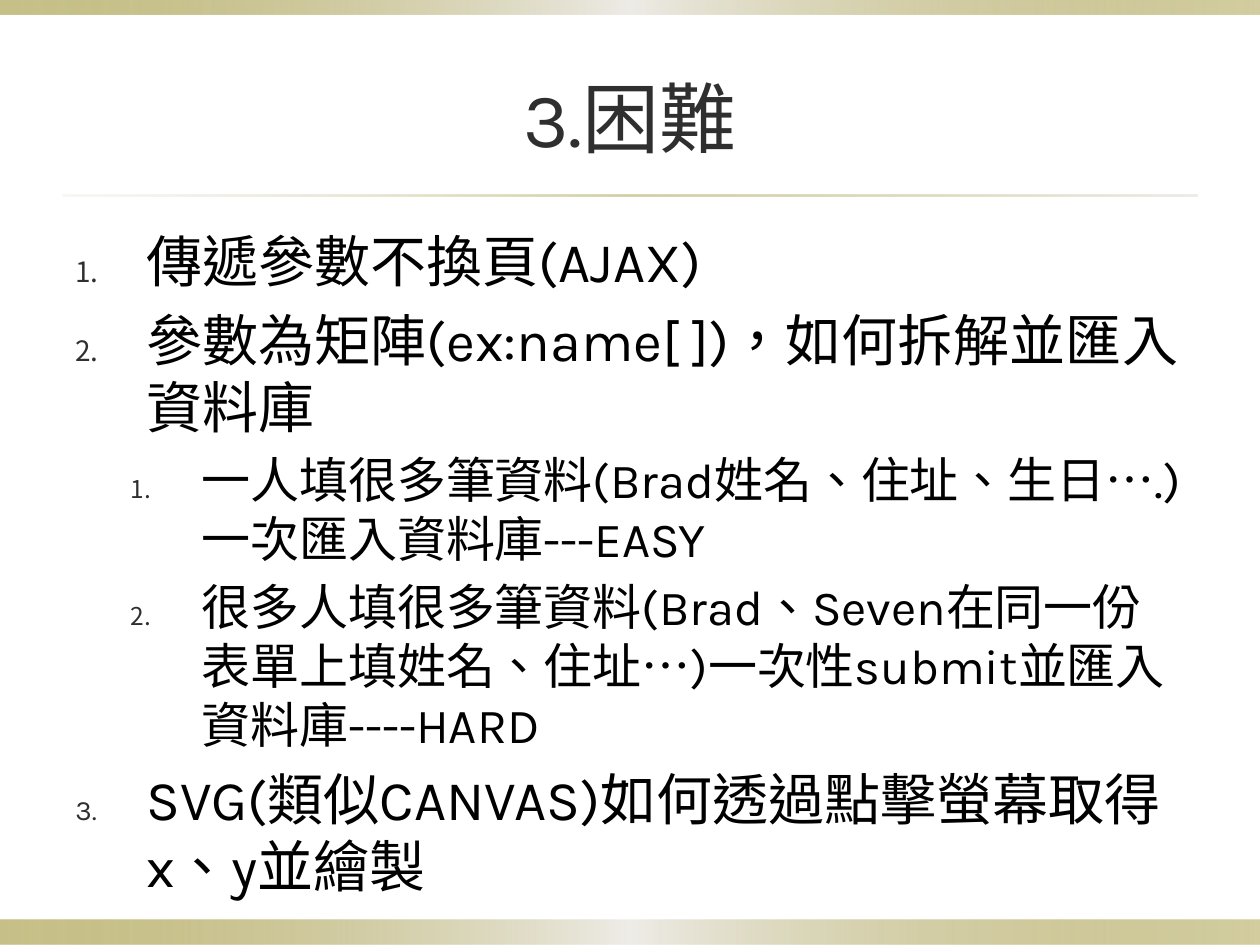
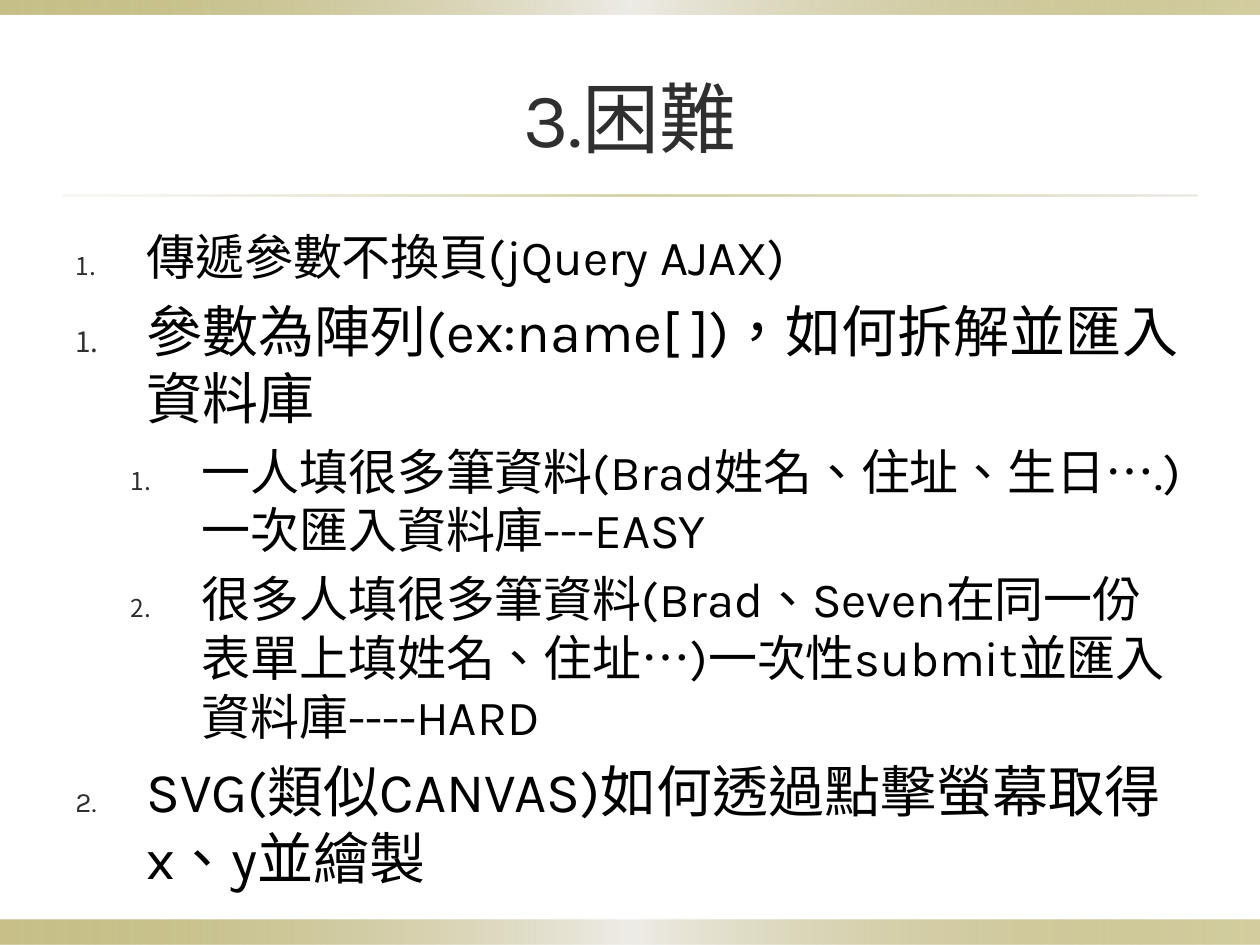
Before and after one commit to mvpscottjon/bsk, a slide deck: slide 8 of 小專_7.pptx (slide 6 before the commit). Drawn at 1260x945 pixels with LibreOffice and Linux fonts; fonts in the diff are those of the drawing; background and template pictures are left out. Boxes give left, top, right and bottom in pixels: in the first picture for what was removed or moved away, otherwise in the second. Text is boxed around its words. In the diff, an @@ line names an element or a change of style, - is before the commit and + after.

```diff
--- a/小專_7.pptx
+++ b/小專_7.pptx
@@ text at (x1=146, y1=233, x2=1178, y2=424): text changed @@
-1. 傳遞參數不換頁(AJAX)
-2. 參數為矩陣(ex:name[ ])，如何拆解並匯入資料庫
+  1. 傳遞參數不換頁(jQuery AJAX)
+1. 參數為陣列(ex:name[ ])，如何拆解並匯入資料庫
```
Also in this commit, not shown: 3 other slides changed, 4 slides added, 1 slide removed, 7 other files.
